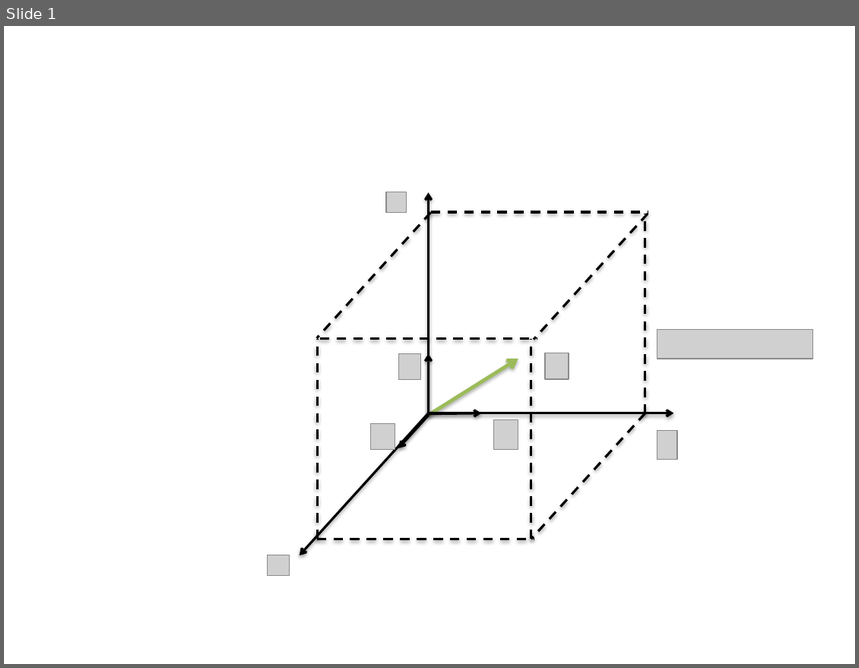
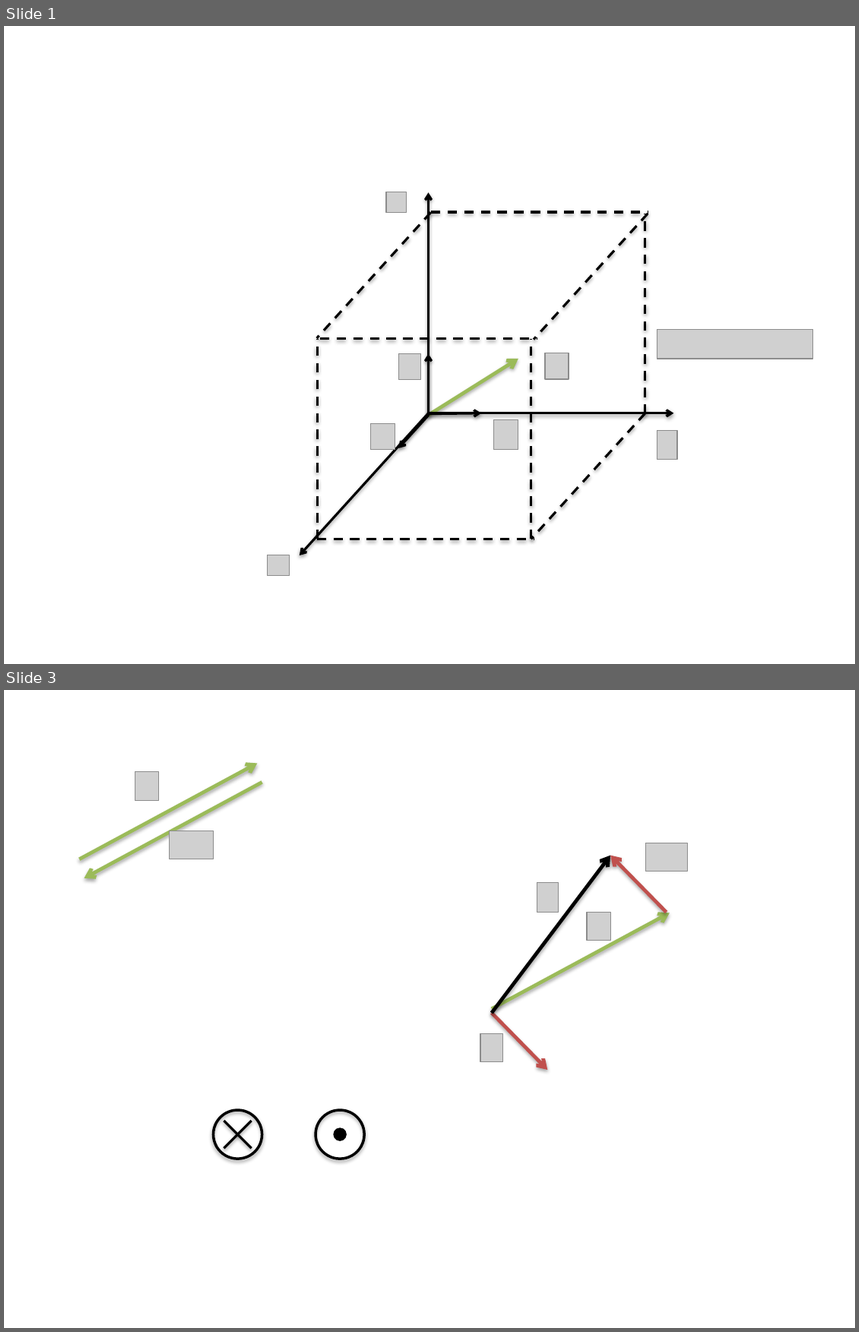
Before and after one commit to cdohl/physik1, a slide deck: figures/Presentation1.pptx. Shown one above the other, each under a label of ours: slide 1 before the commit, slides 1 and 3 after it; the slides between them are not shown. The pictures are 859x668 and 859x1332 pixels, drawn with LibreOffice and Linux fonts; fonts in the diff are those of the drawing; grey boxes stand for pictures. Boxes give left, top, right and bottom in pixels: in the first picture for what was removed or moved away, otherwise in the second. Text is boxed around its words. In the diff, an @@ line names an element or a change of style, - is before the commit and + after.

```diff
--- a/figures/Presentation1.pptx
+++ b/figures/Presentation1.pptx
@@ slide 3 added at (x1=4, y1=690, x2=855, y2=1328), background #FFFFFF @@
@@ arrow added from (80, 859) to (258, 763), #9BBB59 3 pt @@
@@ picture added at (x1=135, y1=772, x2=159, y2=799) @@
@@ arrow added from (262, 782) to (84, 878), #9BBB59 3 pt @@
@@ picture added at (x1=170, y1=831, x2=214, y2=859) @@
@@ picture added at (x1=645, y1=844, x2=687, y2=872) @@
@@ arrow added from (492, 1014) to (611, 855), #000000 3 pt @@
@@ arrow added from (666, 912) to (611, 855), #C0504D 3 pt @@
@@ picture added at (x1=537, y1=883, x2=558, y2=913) @@
@@ arrow added from (492, 1009) to (670, 913), #9BBB59 3 pt @@
@@ picture added at (x1=587, y1=912, x2=611, y2=940) @@
@@ arrow added from (492, 1014) to (548, 1070), #C0504D 3 pt @@
@@ picture added at (x1=481, y1=1034, x2=503, y2=1062) @@
@@ ellipse added at (x1=214, y1=1110, x2=262, y2=1159), outline #000000 2.25 pt @@
@@ line added from (224, 1121) to (252, 1149), #000000 2 pt @@
@@ line added from (224, 1149) to (252, 1121), #000000 2 pt @@
@@ ellipse added at (x1=316, y1=1110, x2=364, y2=1159), outline #000000 2.25 pt @@
@@ ellipse added at (x1=335, y1=1129, x2=345, y2=1140), fill #000000, outline #000000 2 pt @@
```
Also in this commit, not shown: 3 other slides added, 18 other files.
